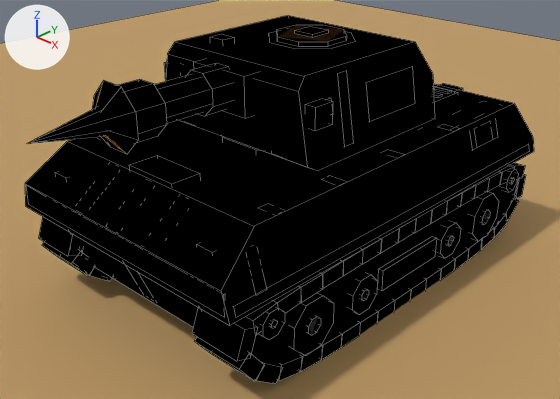
The Blender file resources/3d/jackal_tank_lowpoly.blend as it was, and as the next commit left it.
Rendered twice from a camera (50 mm lens) standing at (6.87, -7.61, 5.82) and looking at (0.17, -0.59, 1.17). Lighting does not change. The marker at upper left points along +X, +Y and +Z. The picture after the commit comes second. Mesh edges are drawn as thin lines.

The first picture shows 'Ground', 'Tank'.
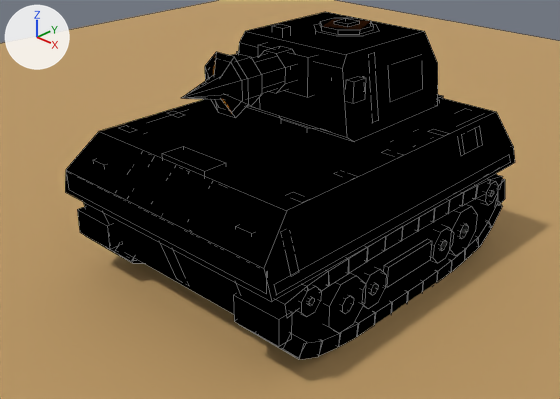
What differs and where, as boxes [x1, y1, x2, y2] in the pictures (560 x 399 px; the box of a moved part takes in the faces that stretch with it):
'Tank', reshaped (12% narrower)
    before: [25, 15, 534, 384]
    after: [65, 12, 515, 360]
part 1 of me_tank, moved or reshaped
    before: [25, 84, 534, 326]
    after: [65, 98, 515, 302]
part 2 of me_tank, moved or reshaped
    before: [71, 233, 200, 327]
    after: [104, 213, 244, 314]
part 3 of me_tank, added (mostly hidden)
    after: [278, 117, 316, 130]
part 4 of me_tank, added
    after: [162, 146, 226, 175]
part 5 of me_tank, rebuilt (23% narrower, 20% shorter)
    before: [251, 185, 516, 365]
    after: [291, 197, 496, 341]
part 6 of me_tank, deleted
    before: [27, 26, 526, 384]
part 7 of me_tank, cut back
    before: [155, 15, 499, 356]
    after: [77, 12, 505, 360]

Patch to the scene script:
```diff
--- a/resources/3d/jackal_tank_lowpoly.blend.py
+++ b/resources/3d/jackal_tank_lowpoly.blend.py
@@ me_tank @@
 # used by ob_tank; location = (0.0, 0.0, 0.0)
-me_tank.from_pydata(...)  # 1810 vertices, 1385 faces; spans x -2.0..2.0, y -4.1..3.26, z 0.0..3.36
+me_tank.from_pydata(...)  # 1714 vertices, 1313 faces; spans x -2.0..2.0, y -2.61..2.64, z 0.0..3.36
+# me_tank part 1: the loose piece of 12 vertices spanning x -1.95..1.95, y -3.2..3.2, z 1.3..2.05 is scaled about its middle by (1, 0.81, 1)
+# me_tank part 2: the loose piece of 8 vertices spanning x -1.26..1.26, y -3.1..3.05, z 0.5..1.3 is scaled about its middle by (1, 0.81, 1)
+# me_tank part 3: a new loose piece, a 12-sided cylinder along z spanning x -0.919..0.919, y -0.129..1.709, z 2.05..2.122, in mat_mt_black (black #08080a)
+# me_tank part 4: a new loose piece, a box spanning x -0.4..0.4, y -2.12..-1.78, z 2.05..2.15, in mat_mt_browndark (brown #4c2700)
+# me_tank part 5: the loose piece of 16 vertices spanning x 1.31..1.89, y -2.88..2.88, z 0.14..1.06 is rebuilt with 16 vertices and now spans x 1.31..1.89, y -2.27..2.27, z 0.14..1.06
+# me_tank part 6: 137 loose pieces with 1272 vertices, spanning x -2.0..2.0, y -4.1..3.26, z 0.0..3.36, are deleted
+# me_tank part 7: 308 vertices removed from x -1.96..1.96, y -2.6..2.53, z 0.0..3.32; 1340 vertices added at x -2.0..2.0, y -2.61..2.64, z 0.0..3.36
+# other edits to the shape of me_tank do not show in these pictures
 me_tank.materials.append(mat_mt_brown)
```
